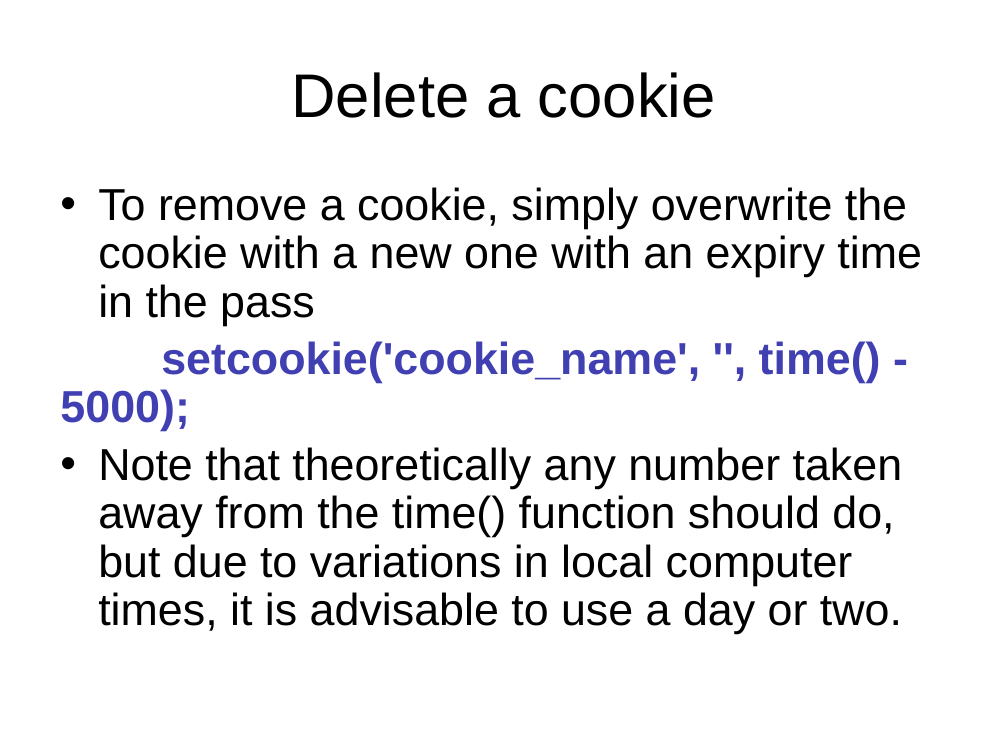
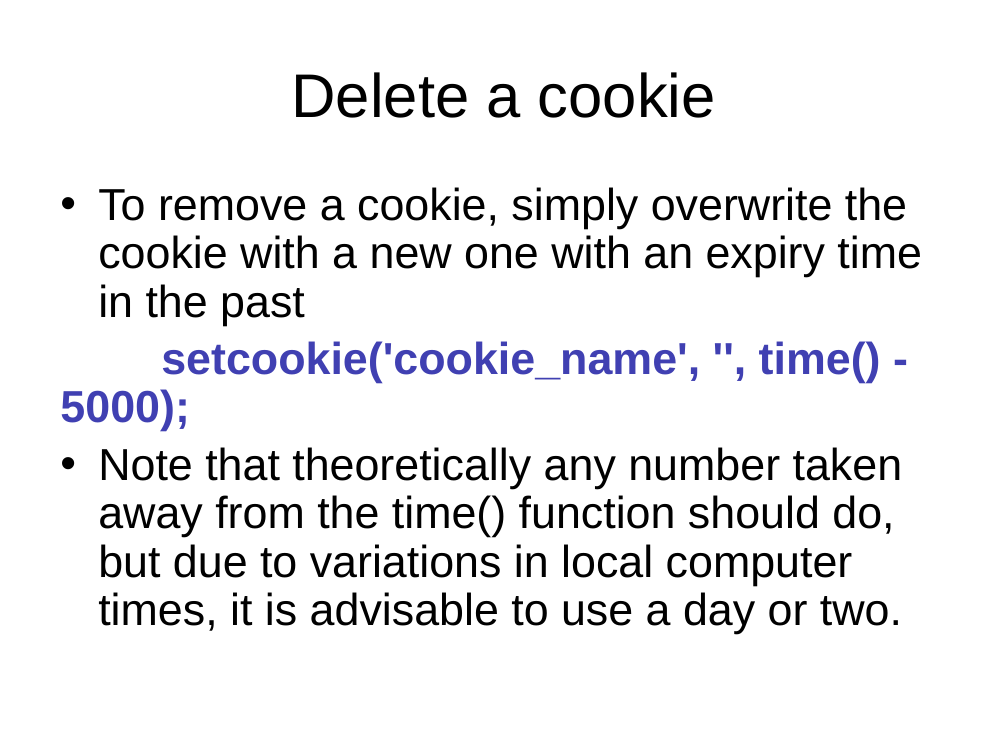
Before and after one commit to pingovn/pingo-webbasic-with-php, a slide deck: slide 16 of slides/Pingo - PHP Basics - Cookies - Sessions.pptx. Drawn at 1008x756 pixels with LibreOffice and Linux fonts; fonts in the diff are those of the drawing; background and template pictures are left out. Boxes give left, top, right and bottom in pixels: in the first picture for what was removed or moved away, otherwise in the second. Text is boxed around its words. In the diff, an @@ line names an element or a change of style, - is before the commit and + after.

Commit message:
Some minor changes on PHP Basics - Session and Cookies slide

```diff
--- a/slides/Pingo - PHP Basics - Cookies - Sessions.pptx
+++ b/slides/Pingo - PHP Basics - Cookies - Sessions.pptx
@@ text at box(98, 187, 922, 325): text changed @@
-• To remove a cookie, simply overwrite the cookie with a new one with an expiry time in the pass
+• To remove a cookie, simply overwrite the cookie with a new one with an expiry time in the past
```
Also in this commit, not shown: 5 other slides changed.
